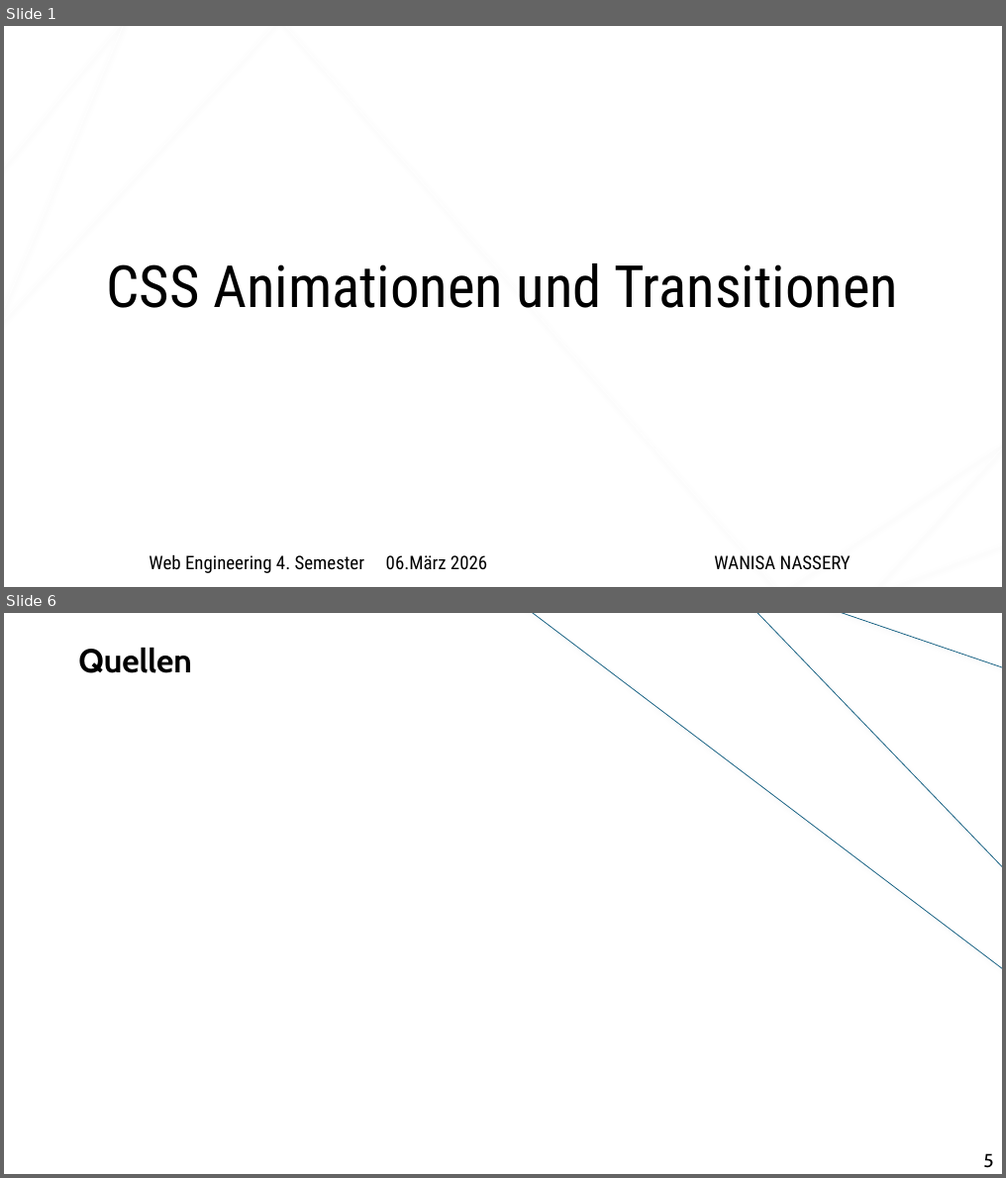
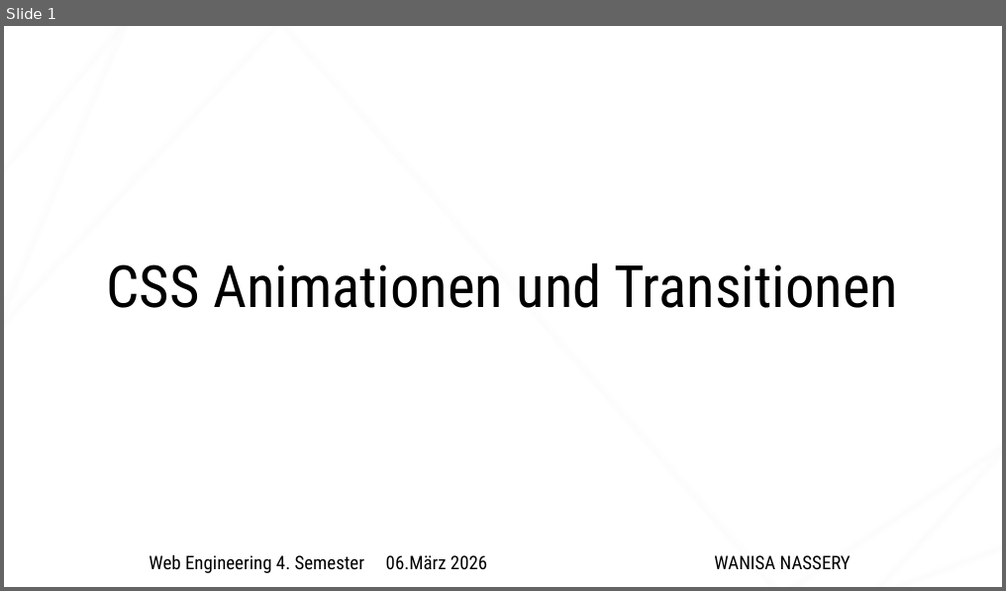
Before and after one commit to wannas234/CSS-Animationen-und-Transitionen, a slide deck: Präsentation-CSS-T&A.pptx. Shown one above the other, each under a label of ours: slides 1 and 6 before the commit, slide 1 after it; the slides between them are not shown. The pictures are 1006x1178 and 1006x591 pixels, drawn with LibreOffice and Linux fonts; fonts in the diff are those of the drawing; background and template pictures are left out. Boxes give left, top, right and bottom in pixels: in the first picture for what was removed or moved away, otherwise in the second. Text is boxed around its words. In the diff, an @@ line names an element or a change of style, - is before the commit and + after.

```diff
--- a/Präsentation-CSS-T&A.pptx
+++ b/Präsentation-CSS-T&A.pptx
@@ slide 6 removed at [4,613,1002,1174], background picture (left out) @@
@@ freeform shape removed at [507,613,1002,1001] @@
@@ text removed at [78,647,192,673] @@
-Quellen
@@ text removed at [983,1154,993,1168] @@
-5
```
Also in this commit, not shown: 4 slides changed, 2 slides added, 4 other files.
